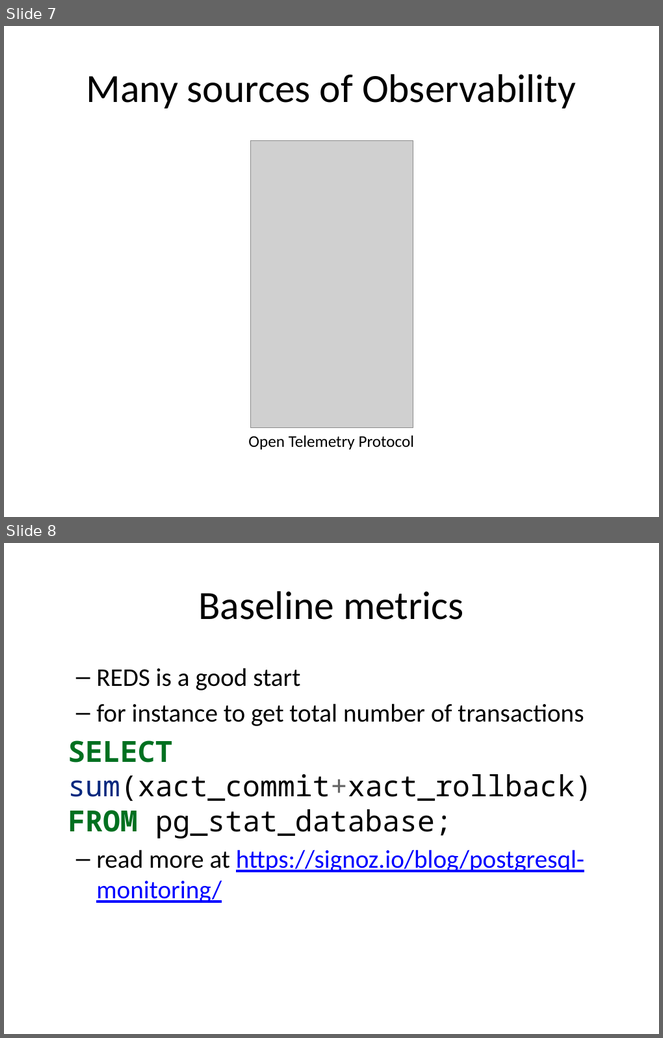
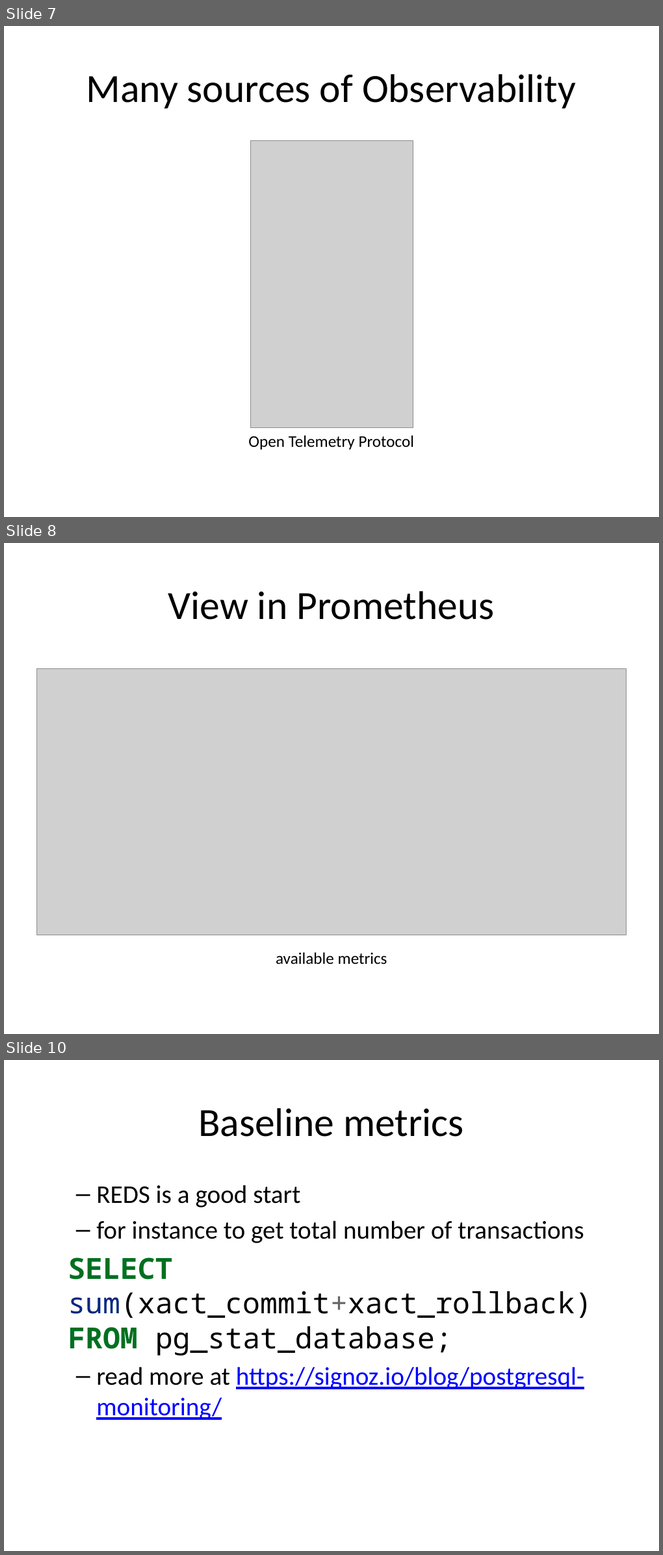
Before and after one commit to rhildred/INFO8985, a slide deck: database_analysis/slides.pptx. Shown one above the other, each under a label of ours: slides 7 and 8 before the commit, slides 7, 8 and 10 after it; the slides between them are not shown. The pictures are 663x1038 and 663x1555 pixels, drawn with LibreOffice and Linux fonts; fonts in the diff are those of the drawing; grey boxes stand for pictures. Boxes give left, top, right and bottom in pixels: in the first picture for what was removed or moved away, otherwise in the second. Text is boxed around its words. In the diff, an @@ line names an element or a change of style, - is before the commit and + after.

```diff
--- a/database_analysis/slides.pptx
+++ b/database_analysis/slides.pptx
@@ slide 8 added at (x1=4, y1=543, x2=659, y2=1034), background #FFFFFF @@
@@ title added at (x1=168, y1=591, x2=494, y2=620), 44 pt, text #000000 @@
+View in Prometheus
@@ picture added at (x1=36, y1=669, x2=627, y2=936) @@
@@ text added at (x1=276, y1=953, x2=388, y2=965), 18 pt, text #000000 @@
+available metrics
@@ what was slide 8 is now slide 10 @@
```
Also in this commit, not shown: 1 slide changed, 1 other slide added, 14 other files.
